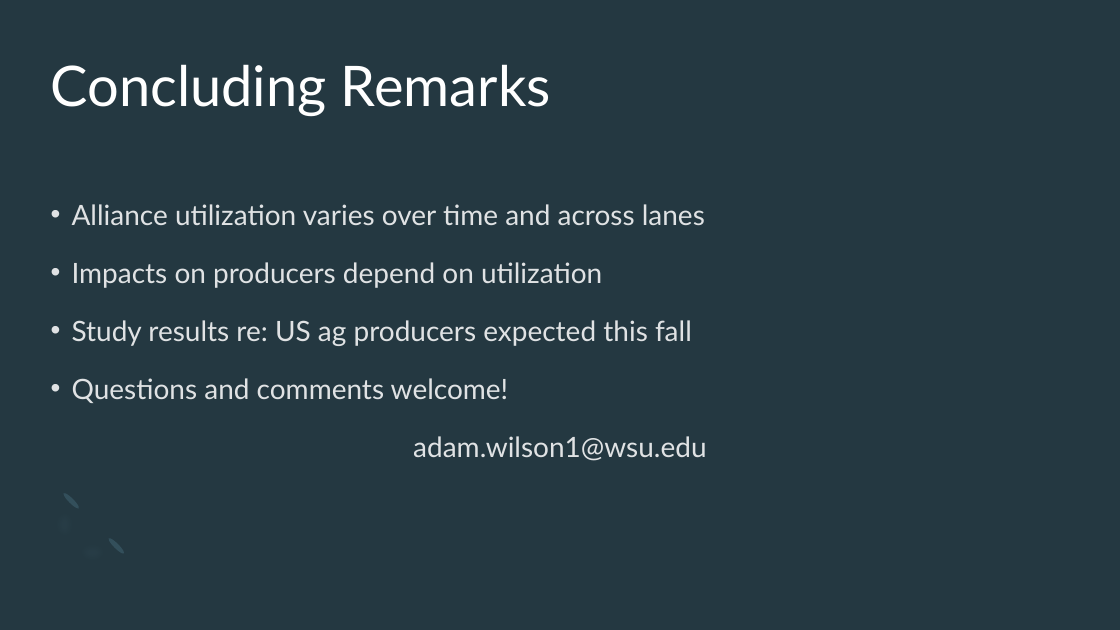
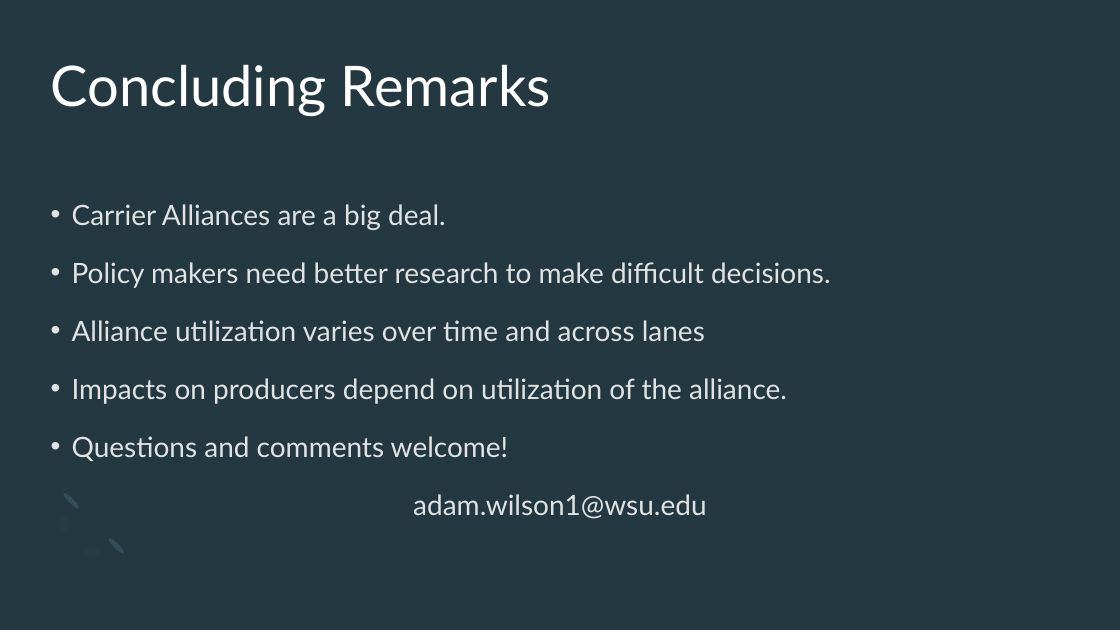
Before and after one commit to epistemetrica/Ocean-Carrier-Alliances-Project, a slide deck: slide 20 of PNREC/PNREC slides.pptx (slide 22 before the commit). Drawn at 1120x630 pixels with LibreOffice and Linux fonts; fonts in the diff are those of the drawing. Boxes give left, top, right and bottom in pixels: in the first picture for what was removed or moved away, otherwise in the second. Text is boxed around its words. In the diff, an @@ line names an element or a change of style, - is before the commit and + after.

```diff
--- a/PNREC/PNREC slides.pptx
+++ b/PNREC/PNREC slides.pptx
@@ text at (x1=72, y1=204, x2=831, y2=288): paragraphs added @@
+• Carrier Alliances are a big deal.
+• Policy makers need better research to make difficult decisions.
@@ text at (x1=72, y1=378, x2=787, y2=404): text changed @@
-• Impacts on producers depend on utilization
-• Study results re: US ag producers expected this fall
+• Impacts on producers depend on utilization of the alliance.
```
Also in this commit, not shown: 6 other slides changed, 3 slides added, 5 slides removed, 4 other files.
